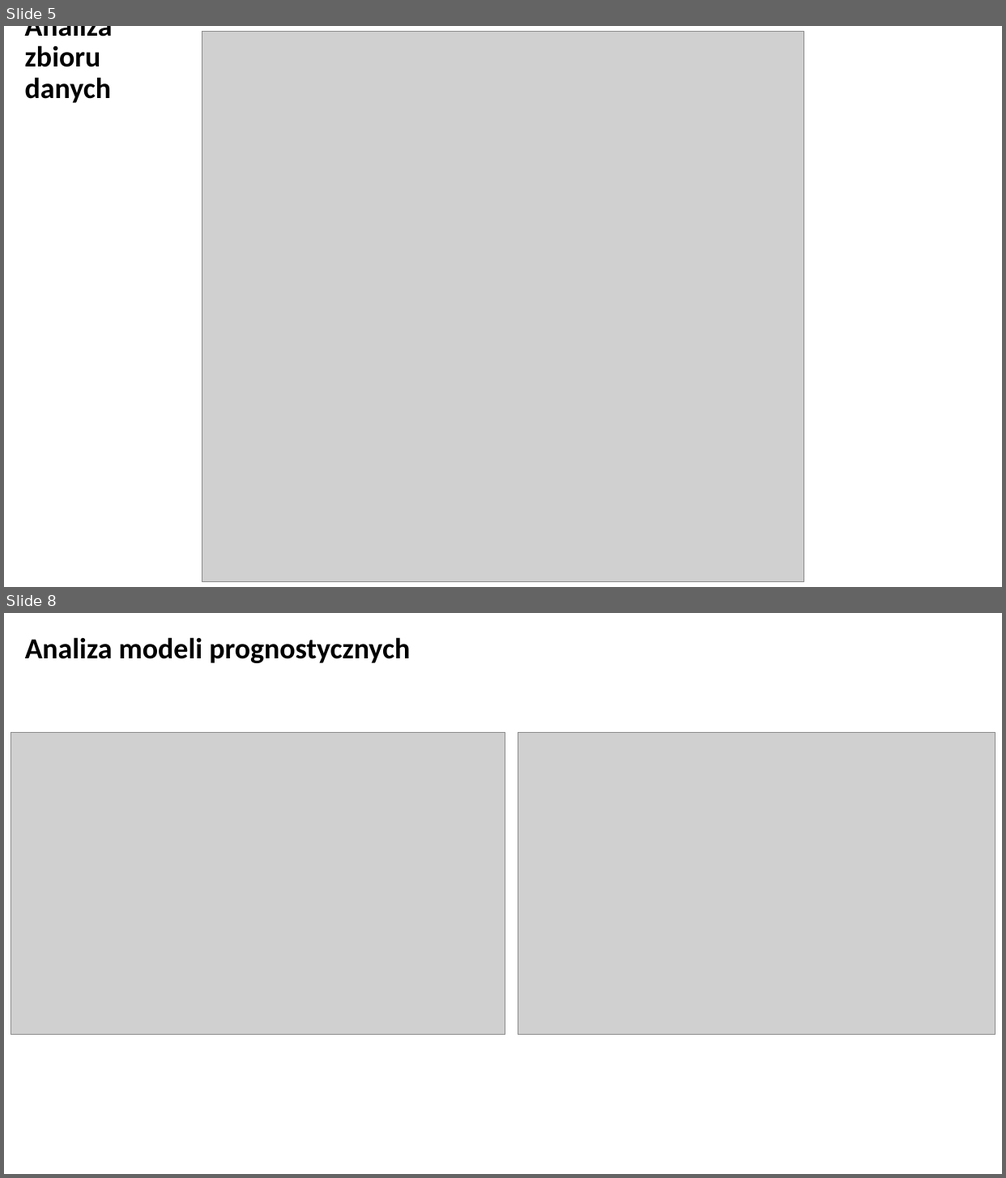
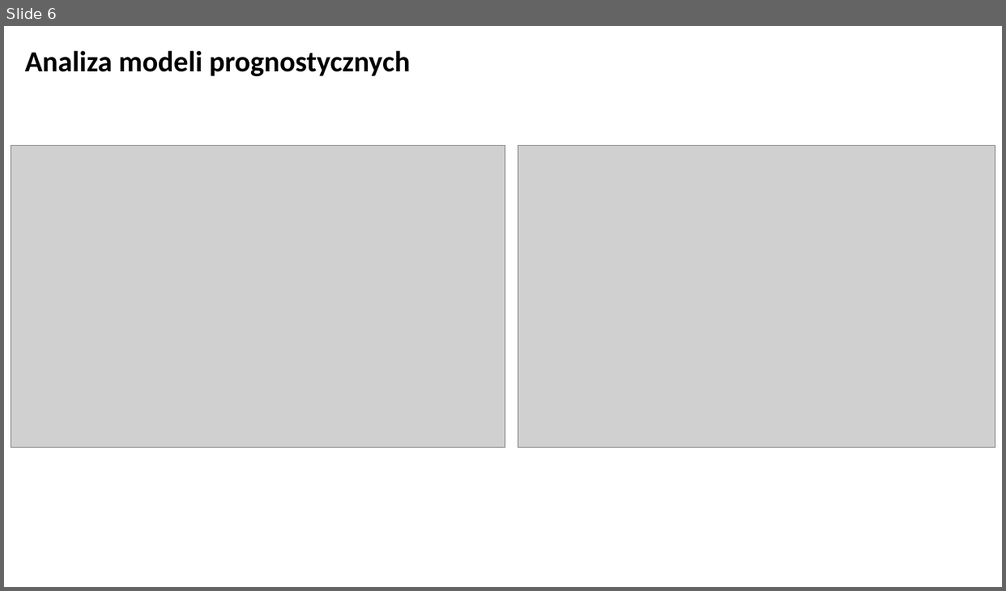
Before and after one commit to infoshareacademy/jdszr5-nonamezzz, a slide deck: Projekt_ML/prezentacja.pptx. Shown one above the other, each under a label of ours: slides 5 and 8 before the commit, slide 6 after it; the slides between them are not shown. The pictures are 1006x1178 and 1006x591 pixels, drawn with LibreOffice and Linux fonts; fonts in the diff are those of the drawing; grey boxes stand for pictures. Boxes give left, top, right and bottom in pixels: in the first picture for what was removed or moved away, otherwise in the second. Text is boxed around its words. In the diff, an @@ line names an element or a change of style, - is before the commit and + after.

```diff
--- a/Projekt_ML/prezentacja.pptx
+++ b/Projekt_ML/prezentacja.pptx
@@ slide 5 removed at [4, 26, 1002, 587], background #FFFFFF @@
@@ text removed at [25, 26, 113, 103] @@
-Analiza zbioru danych
@@ picture removed at [202, 31, 803, 582] @@
@@ what was slide 8 is now slide 6 @@
```
Also in this commit, not shown: 3 slides changed, 1 other slide removed, 27 other files.
